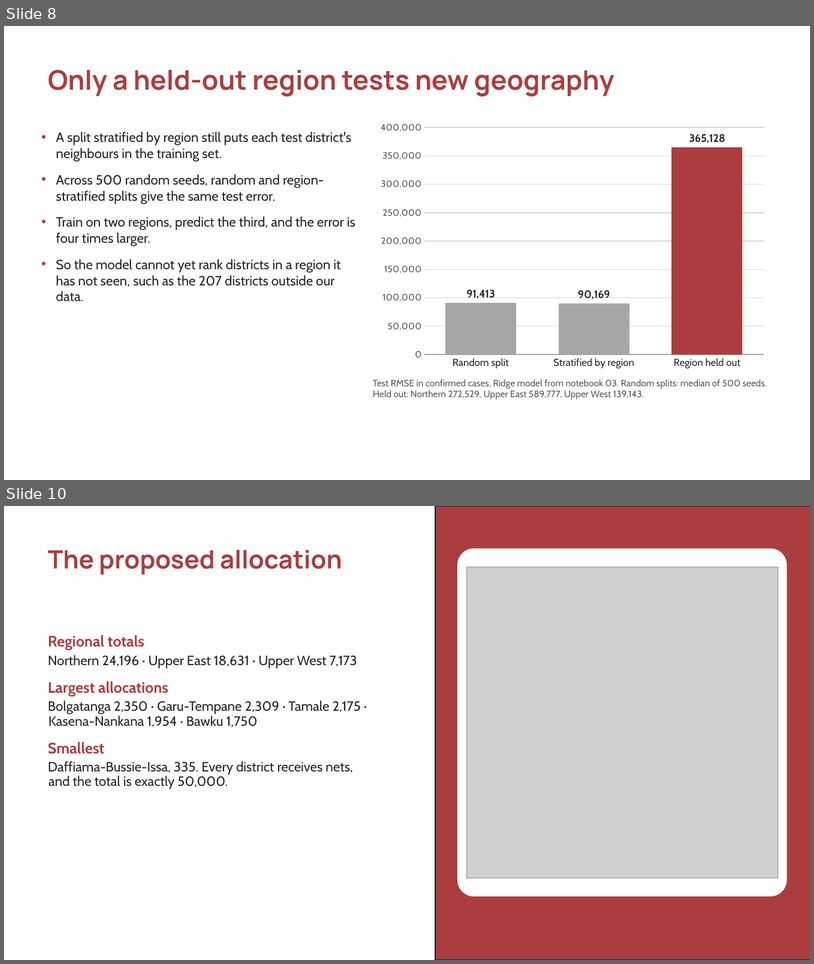
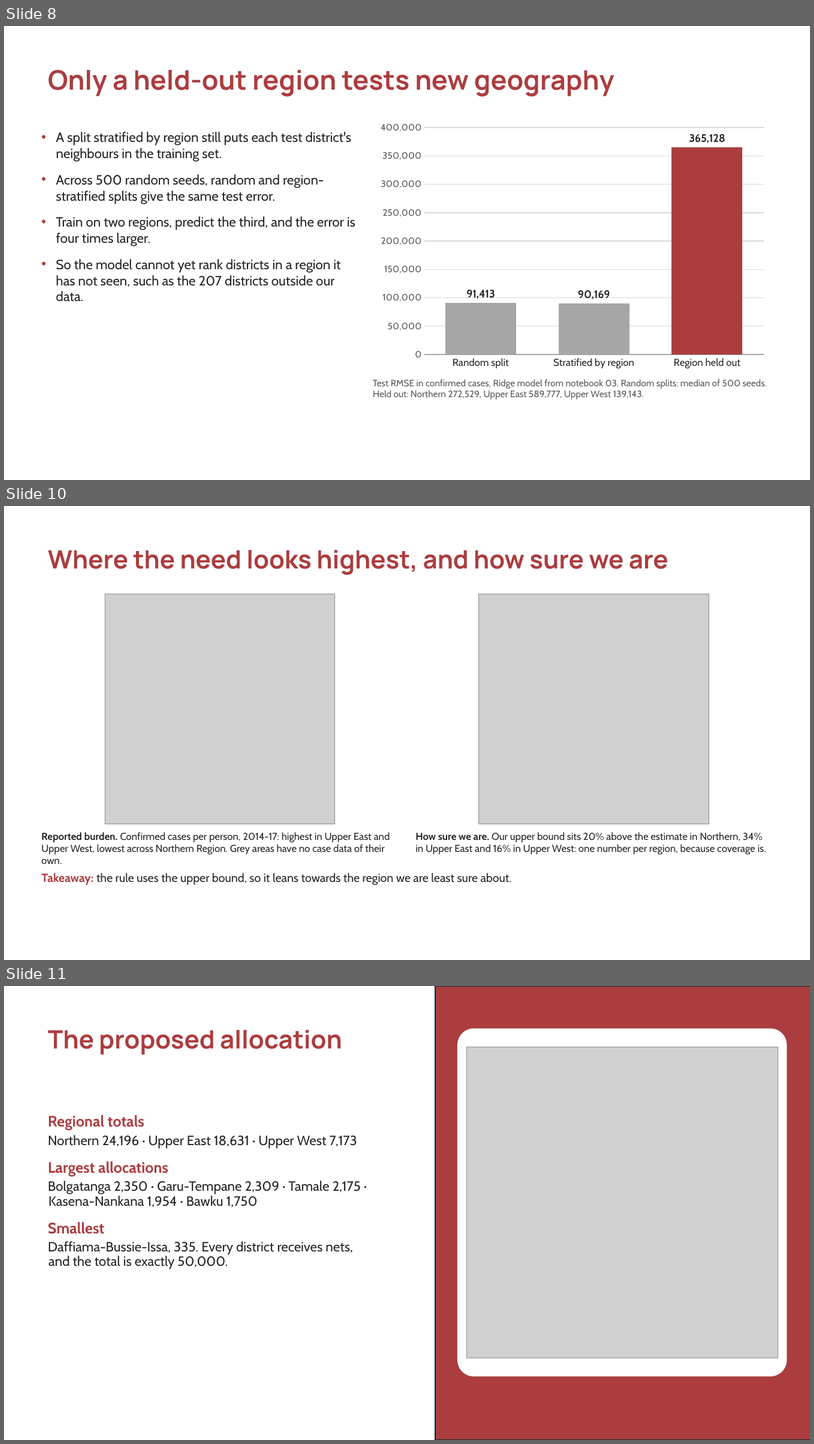
Before and after one commit to ASU-MICS-2028/mle-group-3-prosit-1, a slide deck: reports/ITN_Allocation_Ashesi.pptx. Shown one above the other, each under a label of ours: slides 8 and 10 before the commit, slides 8, 10 and 11 after it; the slides between them are not shown. The pictures are 814x964 and 814x1444 pixels, drawn with LibreOffice and Linux fonts; fonts in the diff are those of the drawing; grey boxes stand for pictures; background and template pictures are left out. Boxes give left, top, right and bottom in pixels: in the first picture for what was removed or moved away, otherwise in the second. Text is boxed around its words. In the diff, an @@ line names an element or a change of style, - is before the commit and + after.

Commit message:
feat(presentation): add the burden and uncertainty map slide, fix storyline wording
The course roadmap asks for one slide with two maps side by side: expected
burden and how uncertain we are. Slide 10 now shows confirmed cases per
person by district next to how far the upper 95% bound sits above the
estimate (20%, 34% and 16% by region, from alloc_cd11). Both maps come from
the existing allocation code, and an assert ties the slide text to the
computed values.

Wording fixes so the slides tell the same story as the speaking script:
slide 2 gives the reason for population within a region and calls the
regional totals a base case, slide 3 no longer claims district-level work,
slide 4 says what the rule can and cannot separate, and slide 9's title and
caption explain the positive coverage coefficient. The deck is now 16
slides, and cross-references point to slide 13.

```diff
--- a/reports/ITN_Allocation_Ashesi.pptx
+++ b/reports/ITN_Allocation_Ashesi.pptx
@@ slide 10 added at [4,506,810,960], background #FFFFFF @@
@@ text added at [48,550,669,575], 30 pt, text #AB3D3F, bold @@
+Where the need looks highest, and how sure we are
@@ picture added at [105,594,336,823] @@
@@ picture added at [479,594,710,823] @@
@@ text added at [41,832,390,864], 12 pt, text #262626 @@
+Reported burden. Confirmed cases per person, 2014-17: highest in Upper East and Upper West, lowest across Northern Region. Grey areas have no case data of their own.
@@ text added at [416,832,767,854], 12 pt, text #262626 @@
+How sure we are. Our upper bound sits 20% above the estimate in Northern, 34% in Upper East and 16% in Upper West: one number per region, because coverage is.
@@ text added at [42,873,512,885], 14 pt, text #262626 @@
+Takeaway: the rule uses the upper bound, so it leans towards the region we are least sure about.
@@ what was slide 10 is now slide 11 @@
```
Also in this commit, not shown: 4 slides changed, 2 other files.
